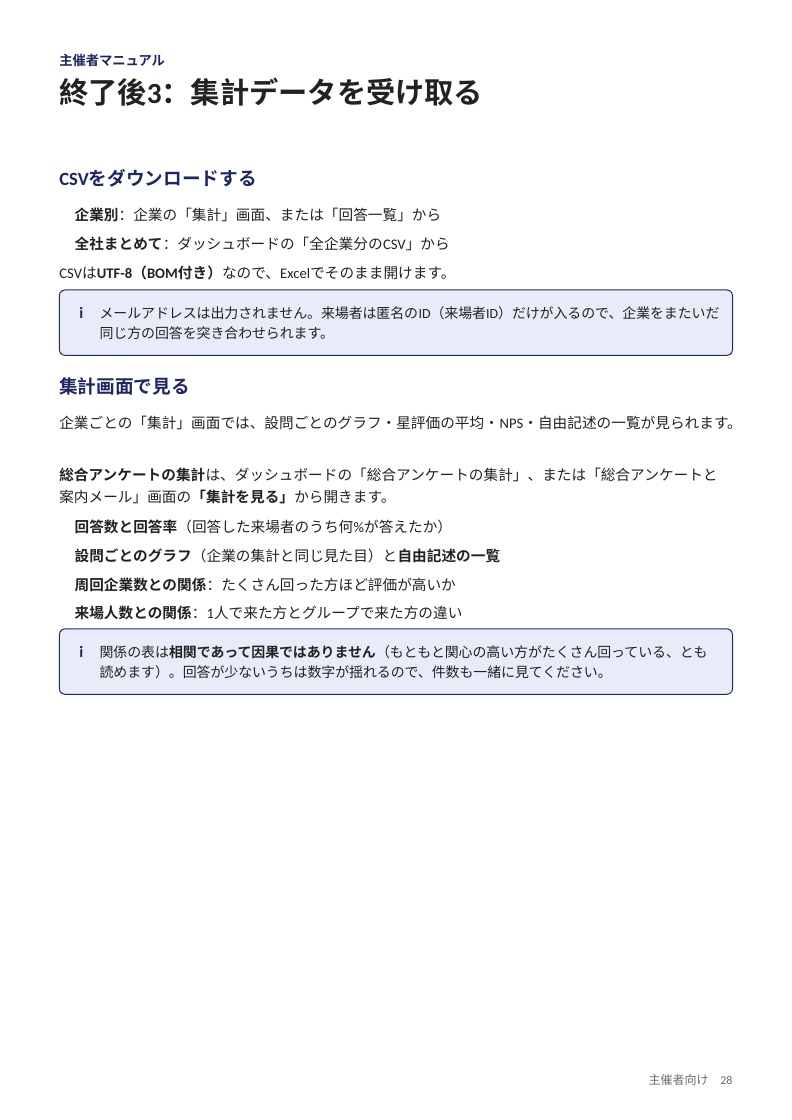
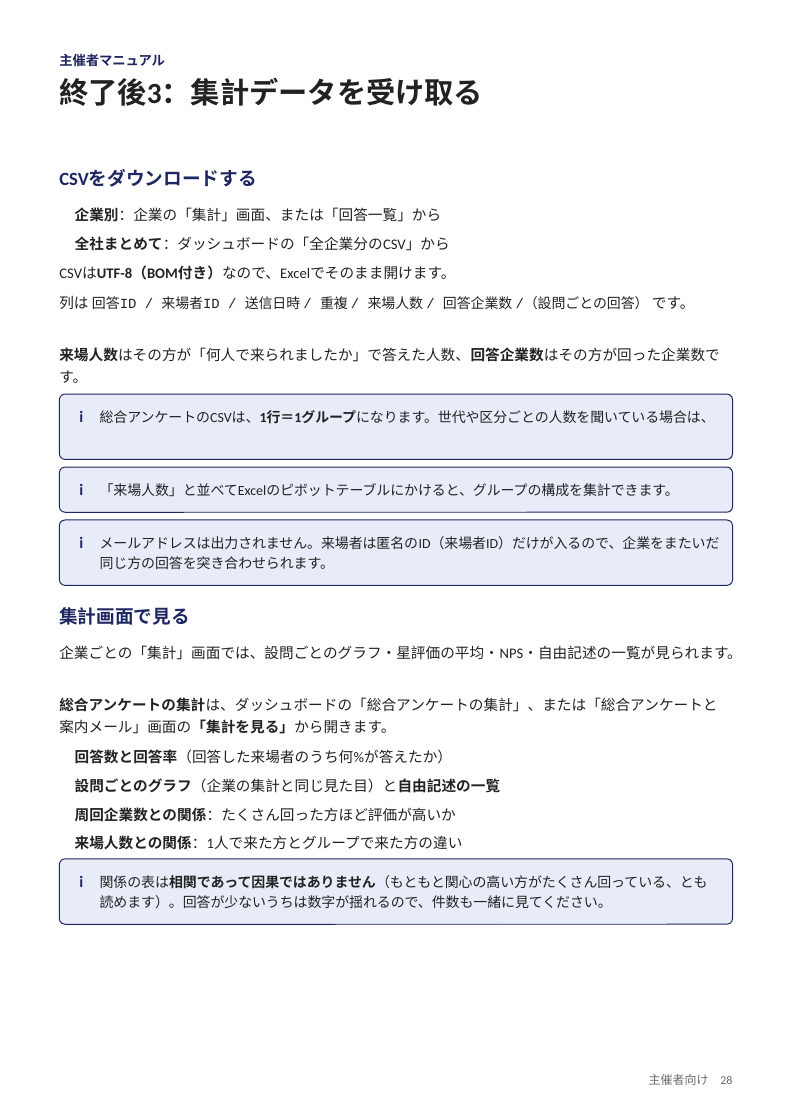
Before and after one commit to nisplus/enque, a slide deck: slide 28 of docs/manual-organizer.pptx. Drawn at 792x1120 pixels with LibreOffice and Linux fonts; fonts in the diff are those of the drawing. Boxes give left, top, right and bottom in pixels: in the first picture for what was removed or moved away, otherwise in the second. Text is boxed around its words. In the diff, an @@ line names an element or a change of style, - is before the commit and + after.

```diff
--- a/docs/manual-organizer.pptx
+++ b/docs/manual-organizer.pptx
@@ text added at <box>59,296,695,309</box>, 10.4 pt, text #222222 @@
+列は 回答ID / 来場者ID / 送信日時 / 重複 / 来場人数 / 回答企業数 /（設問ごとの回答） です。
@@ text added at <box>59,347,719,383</box>, 11 pt, text #222222 @@
+来場人数はその方が「何人で来られましたか」で答えた人数、回答企業数はその方が回った企業数です。
@@ rounded rectangle: place and size @@
-rounded rectangle at <box>59,290,733,355</box>
+rounded rectangle at <box>59,394,733,459</box>
@@ text "i": place and size @@
-text "i" at <box>79,307,83,318</box>
+text "i" at <box>79,411,83,422</box>
@@ text added at <box>100,410,715,424</box>, 10.5 pt, text #222222 @@
+総合アンケートのCSVは、1行＝1グループになります。世代や区分ごとの人数を聞いている場合は、
@@ rounded rectangle added at <box>59,467,733,512</box>, fill #E8ECF8, outline #1E2761 0.75 pt @@
@@ text added at <box>79,484,83,495</box>, 12 pt, text #1E2761, bold @@
+i
@@ text added at <box>100,483,679,497</box>, 10.5 pt, text #222222 @@
+「来場人数」と並べてExcelのピボットテーブルにかけると、グループの構成を集計できます。
@@ rounded rectangle: place and size @@
-rounded rectangle at <box>59,628,733,693</box>
+rounded rectangle at <box>59,520,733,585</box>
@@ text "i": place and size @@
-text "i" at <box>79,646,83,657</box>
+text "i" at <box>79,537,83,548</box>
@@ 9 texts: place and size @@
-9 texts at <box>59,306,742,678</box>
+9 texts at <box>59,536,742,908</box>
@@ rounded rectangle added at <box>59,858,733,923</box>, fill #E8ECF8, outline #1E2761 0.75 pt @@
@@ text added at <box>79,876,83,887</box>, 12 pt, text #1E2761, bold @@
+i
```
Also in this commit, not shown: 7 other files.
